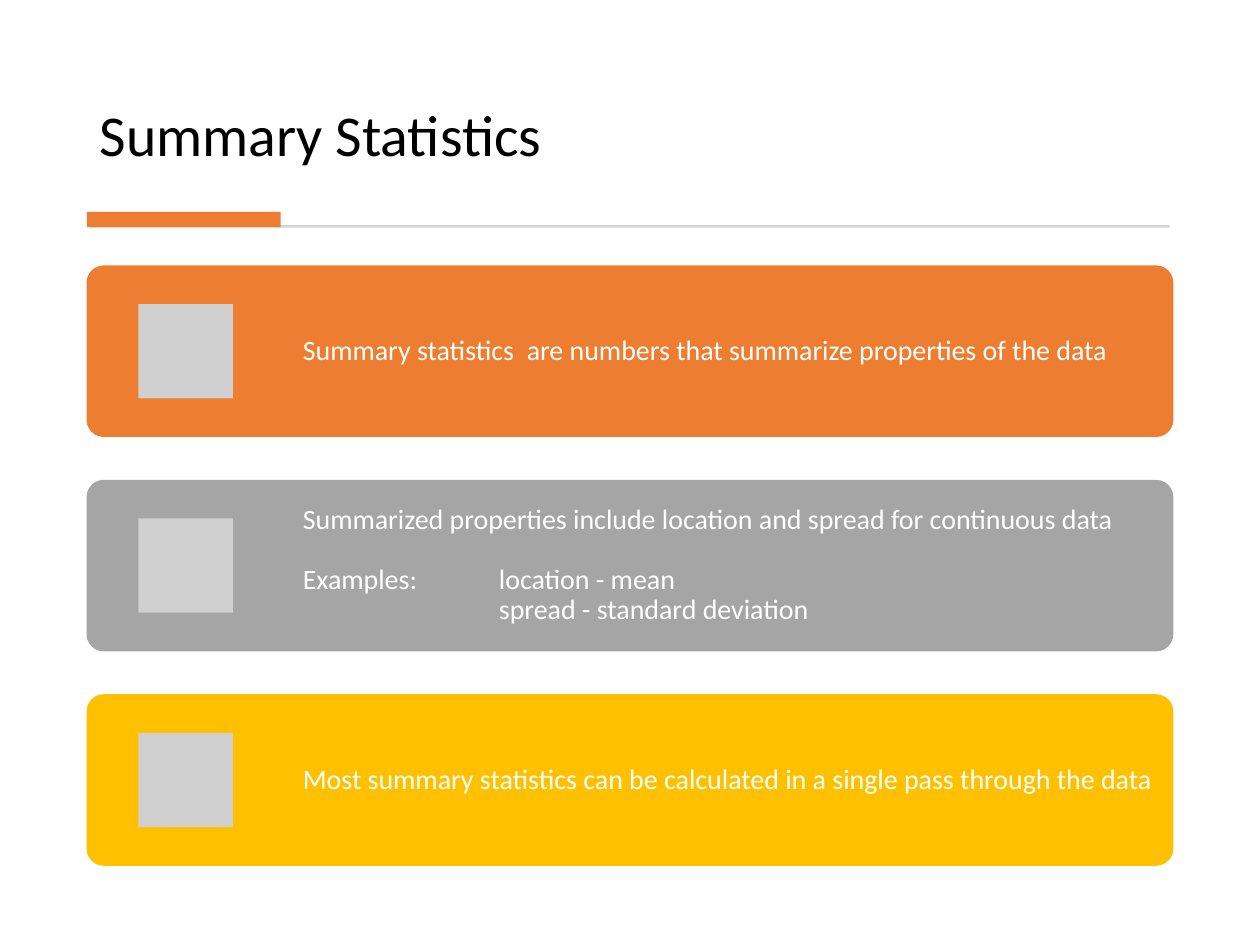
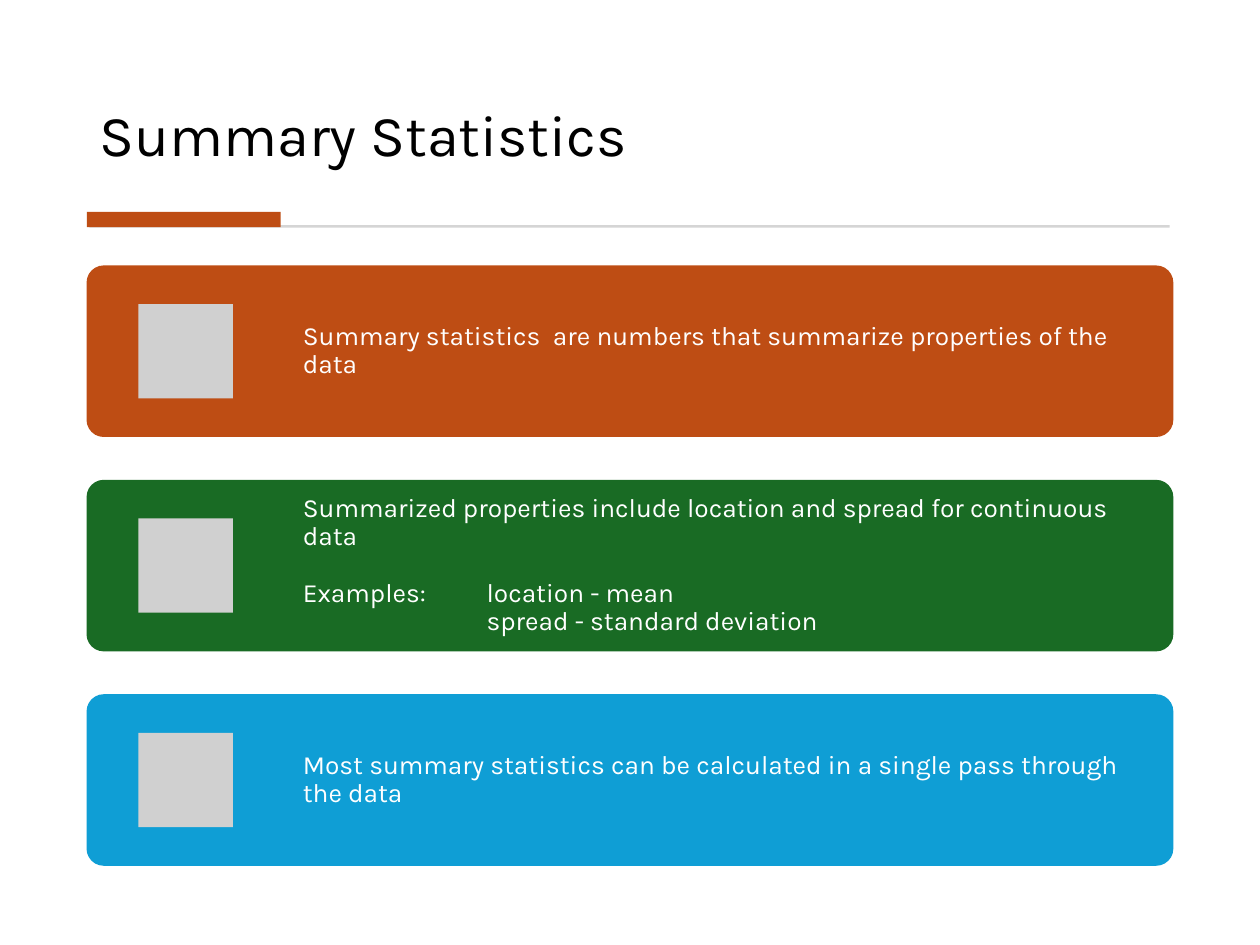
Before and after one commit to mhahsler/Introduction_to_Data_Mining_R_Examples, a slide deck: slide 8 of slides/chap2_exploration.pptx. Drawn at 1260x945 pixels with LibreOffice and Linux fonts; fonts in the diff are those of the drawing; grey boxes stand for pictures. Boxes give left, top, right and bottom in pixels: in the first picture for what was removed or moved away, otherwise in the second. Text is boxed around its words. In the diff, an @@ line names an element or a change of style, - is before the commit and + after.

```diff
--- a/slides/chap2_exploration.pptx
+++ b/slides/chap2_exploration.pptx
@@ title "Summary Statistics" at (x1=100, y1=116, x2=627, y2=170): font Calibri to Karla @@
@@ rectangle at (x1=87, y1=212, x2=281, y2=227): fill #ED7D31 to #BE4D14 @@
@@ rounded rectangle at (x1=87, y1=266, x2=1173, y2=437): fill #ED7D31 to #BE4D14 @@
@@ rounded rectangle at (x1=87, y1=480, x2=1173, y2=651): fill #A5A5A5 to #196B24 @@
@@ rounded rectangle at (x1=87, y1=694, x2=1173, y2=866): fill #FFC000 to #0F9ED5 @@
@@ size 16 to 15 pt, font Calibri to Karla in 3 elements at (x1=303, y1=327, x2=1107, y2=374), (x1=303, y1=499, x2=1107, y2=636), (x1=303, y1=756, x2=1117, y2=803) @@
```
Also in this commit, not shown: 35 other slides changed, 1 other file.
